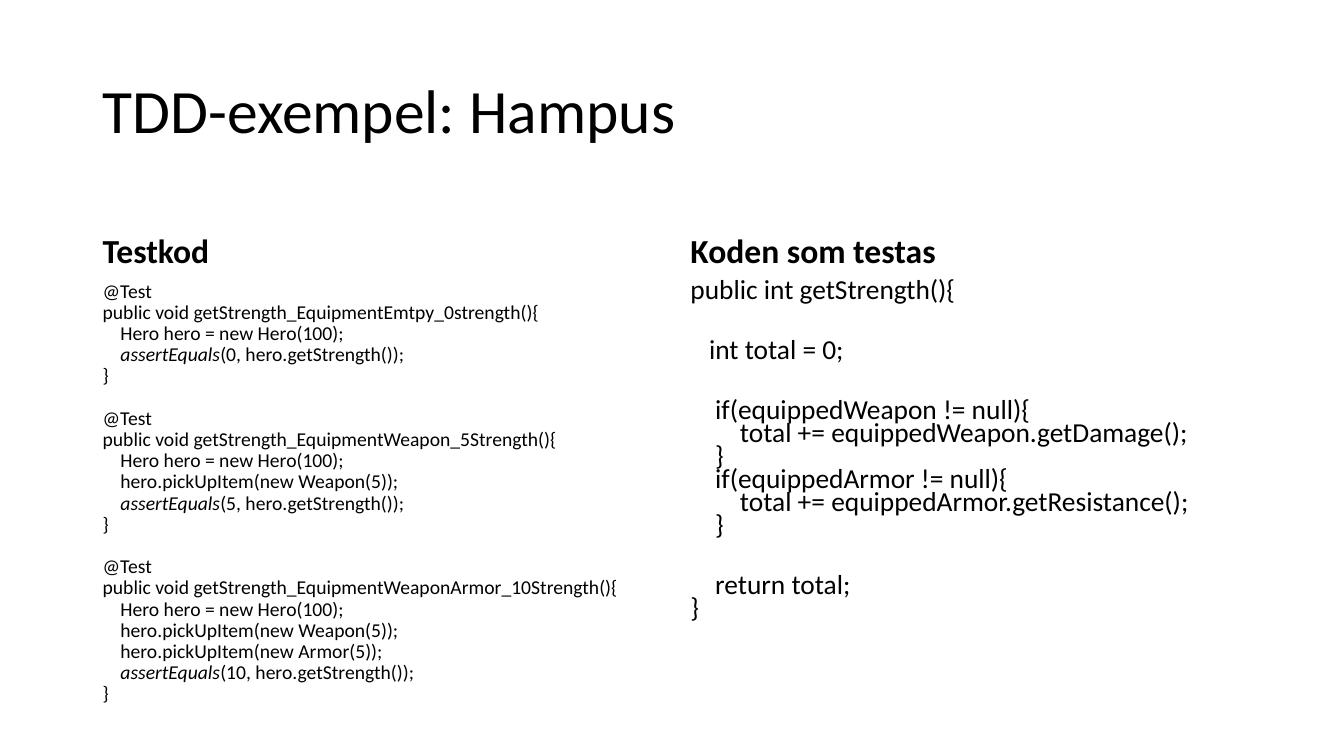
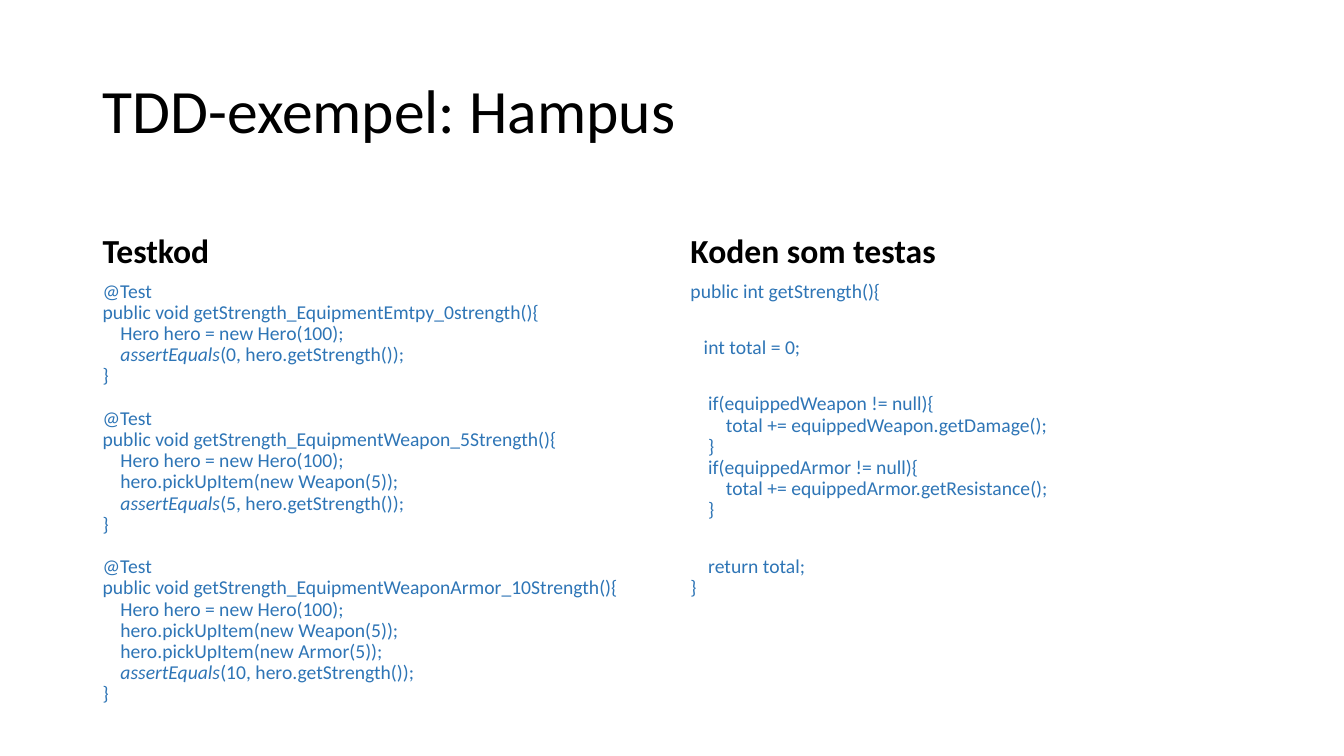
Before and after one commit to hampusidstam/InteGame, a slide deck: slide 13 of docs/Slutredovisning_grp5_v8.pptx. Drawn at 1344x756 pixels with LibreOffice and Linux fonts; fonts in the diff are those of the drawing. Boxes give left, top, right and bottom in pixels: in the first picture for what was removed or moved away, otherwise in the second. Text is boxed around its words. In the diff, an @@ line names an element or a change of style, - is before the commit and + after.

```diff
--- a/docs/Slutredovisning_grp5_v8.pptx
+++ b/docs/Slutredovisning_grp5_v8.pptx
@@ text "@Test public void getStrength_EquipmentEmtpy_0strength(){ He ..." at <box>103,285,618,683</box>: text colour #000000 to #2E75B6 @@
@@ text "public int getStrength(){" at <box>690,284,1047,576</box>: size 19.6 to 14 pt, text colour #000000 to #2E75B6; line spacing 0.7 to 0.9 @@
```
Also in this commit, not shown: 3 other slides changed, 1 other file.
